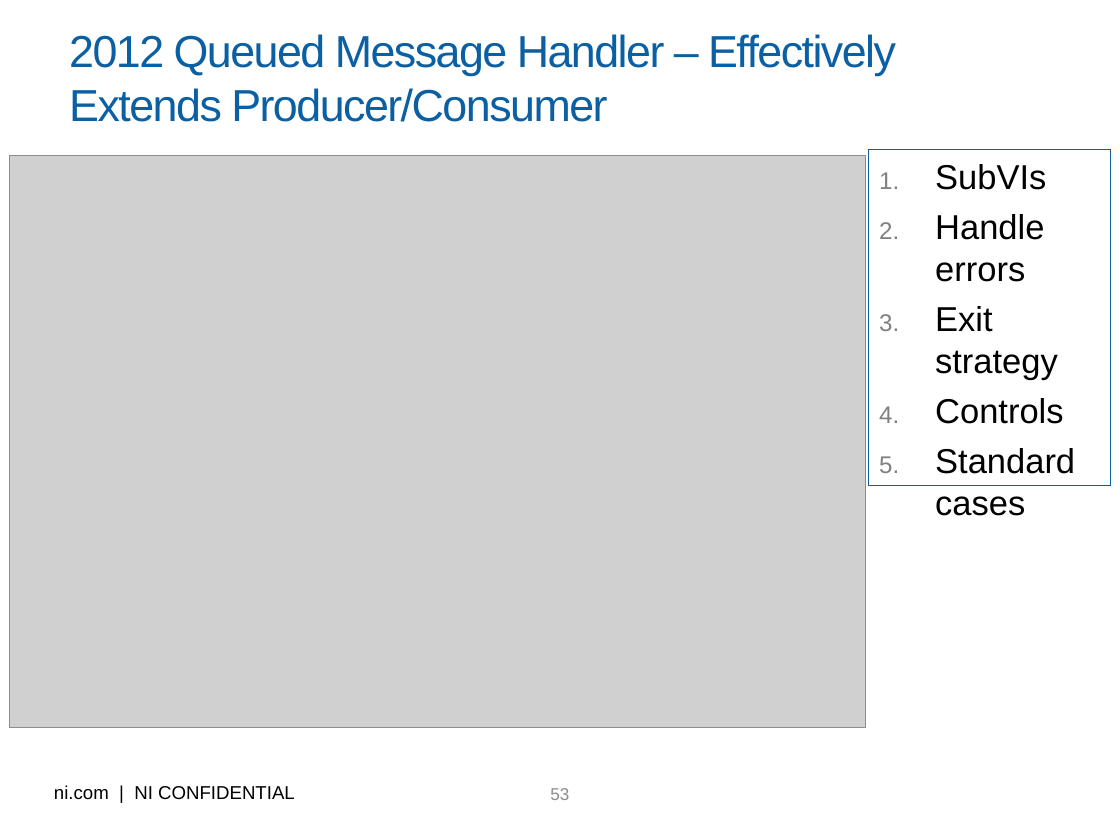
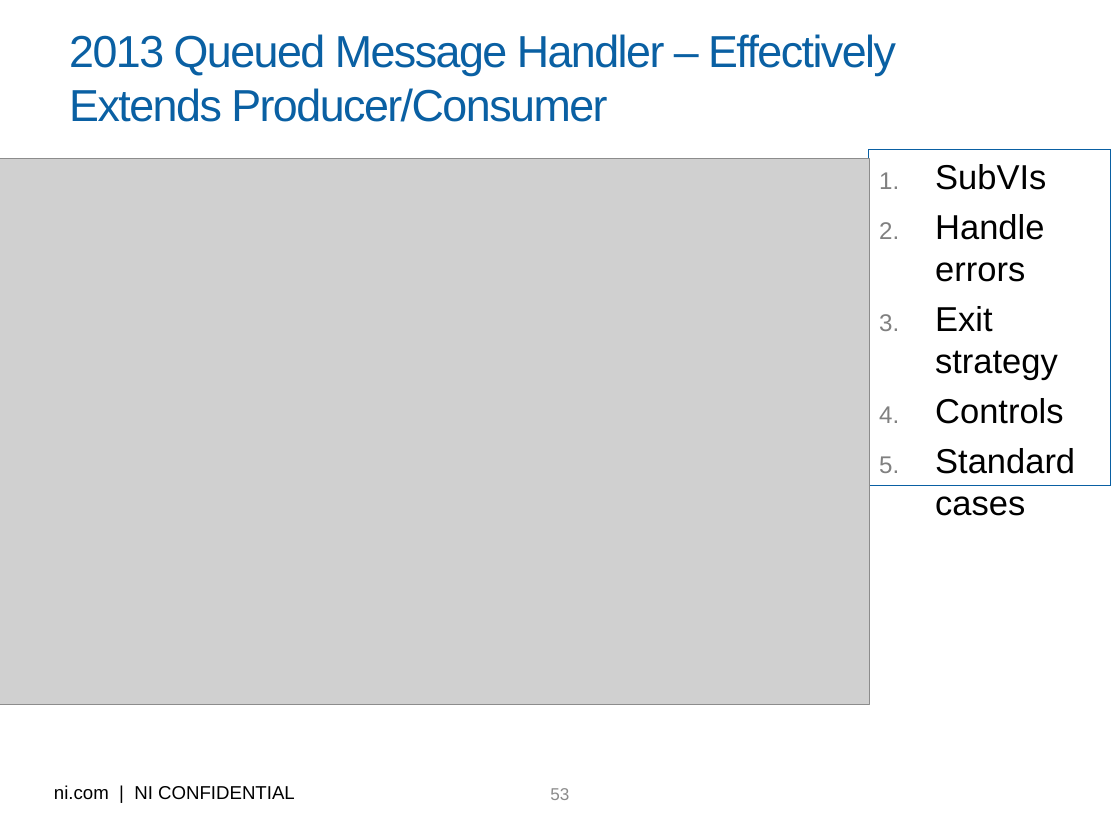
Before and after one commit to njhollenback/Presentations, a slide deck: slide 53 of LV for Advanced Apps - 10 Keys to Success - .pptx. Drawn at 1120x840 pixels with LibreOffice and Linux fonts; fonts in the diff are those of the drawing; grey boxes stand for pictures; background and template pictures are left out. Boxes give left, top, right and bottom in pixels: in the first picture for what was removed or moved away, otherwise in the second. Text is boxed around its words. In the diff, an @@ line names an element or a change of style, - is before the commit and + after.

Commit message:
QMH 2013 image

```diff
--- a/LV for Advanced Apps - 10 Keys to Success - .pptx
+++ b/LV for Advanced Apps - 10 Keys to Success - .pptx
@@ title at [69, 34, 896, 122]: text changed @@
-2012 Queued Message Handler – Effectively Extends Producer/Consumer
+2013 Queued Message Handler – Effectively Extends Producer/Consumer
@@ picture: place and size @@
-picture at [9, 156, 865, 728]
+picture at [0, 159, 869, 704]
```
